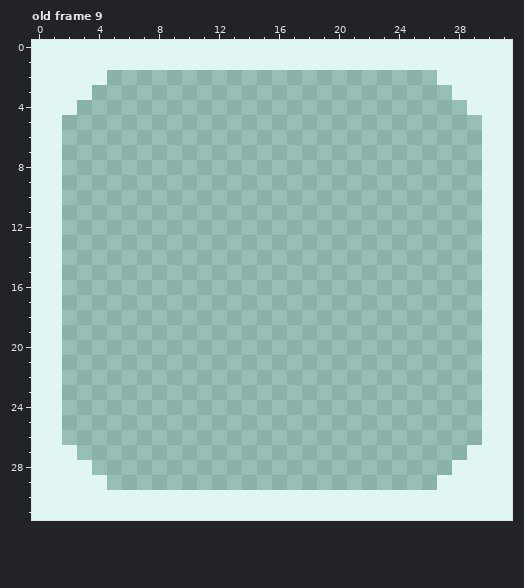
Pixel-art file, stored at design/timer.ase. This is how it looked before the edit.
32x32 pixels, 12 frames. Shown: old frame 9. The commit also changed other frames, which this record leaves out.
Once edited:
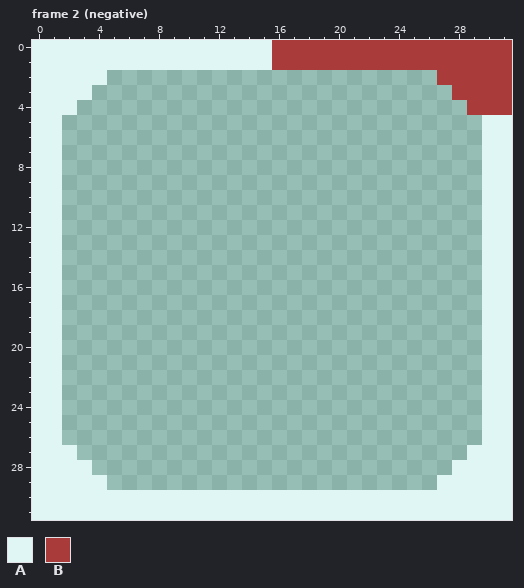
Palette (. is transparent): A #dff6f5  B #a93b3b
A new or re-ordered frame is compared with the old frame closest to it.
Difference:
frames 12 -> 21
--- frame 2 (negative) is new; against old frame 9, layer "Layer 2"
@@ x 14..31 @@
- 0 AAAAAAAAAAAAAAAAAA
- 1 AAAAAAAAAAAAAAAAAA
- 2 .............AAAAA
- 3 ..............AAAA
- 4 ...............AAA
+ 0 AABBBBBBBBBBBBBBBB
+ 1 AABBBBBBBBBBBBBBBB
+ 2 .............BBBBB
+ 3 ..............BBBB
+ 4 ...............BBB
  5 ................AA
